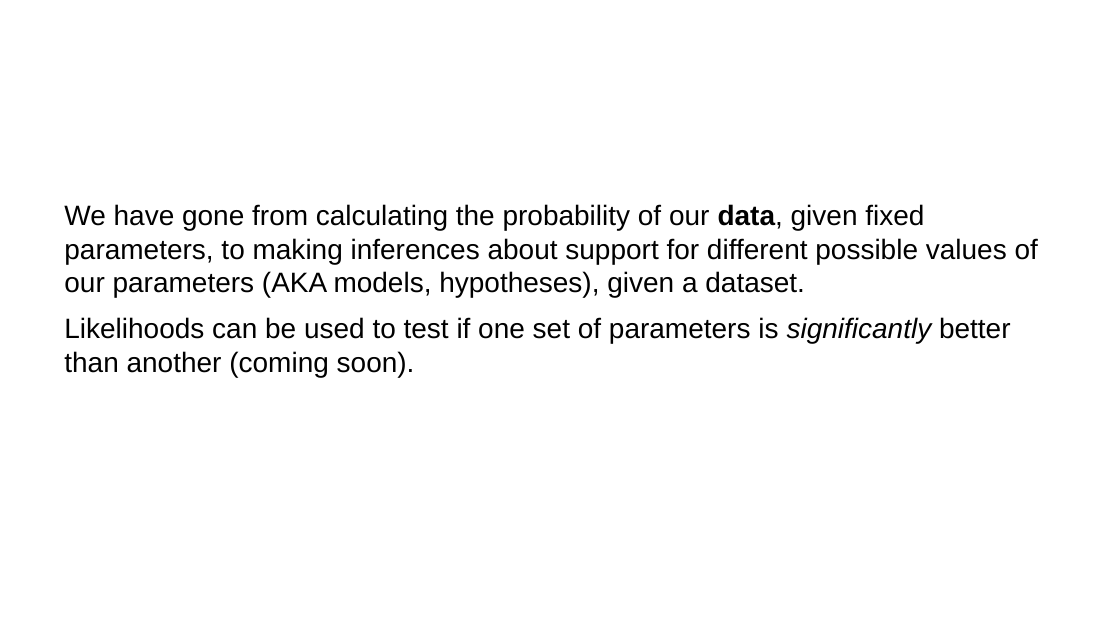
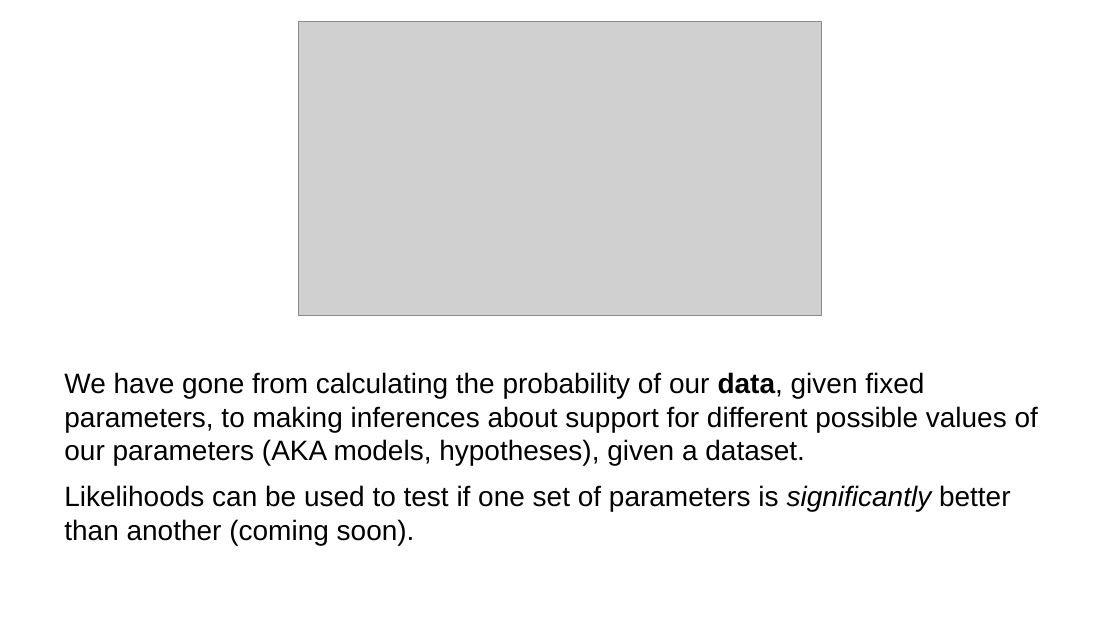
Before and after one commit to Aariq/ecological-stats, a slide deck: slide 11 of lectures/2-likelihood-slide-rev.pptx (slide 13 before the commit). Drawn at 1120x630 pixels with LibreOffice and Linux fonts; fonts in the diff are those of the drawing; grey boxes stand for pictures. Boxes give left, top, right and bottom in pixels: in the first picture for what was removed or moved away, otherwise in the second. Text is boxed around its words. In the diff, an @@ line names an element or a change of style, - is before the commit and + after.

```diff
--- a/lectures/2-likelihood-slide-rev.pptx
+++ b/lectures/2-likelihood-slide-rev.pptx
@@ picture added at (299,21,822,315) @@
@@ text "We have gone from calculating ...": place and size @@
-text "We have gone from calculating ..." at (64,204,1038,377)
+text "We have gone from calculating ..." at (64,372,1038,545)
```
Also in this commit, not shown: 4 other slides changed, 3 slides added, 5 slides removed, 4 other files.
